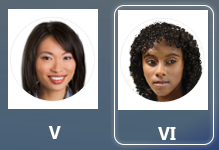
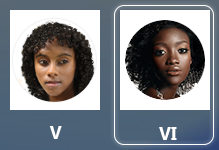
Layer changes from the first w=219, h=150 image to the second:
added layer "Layer 2" above "Layer 1" over (2, 2, 219, 150)
